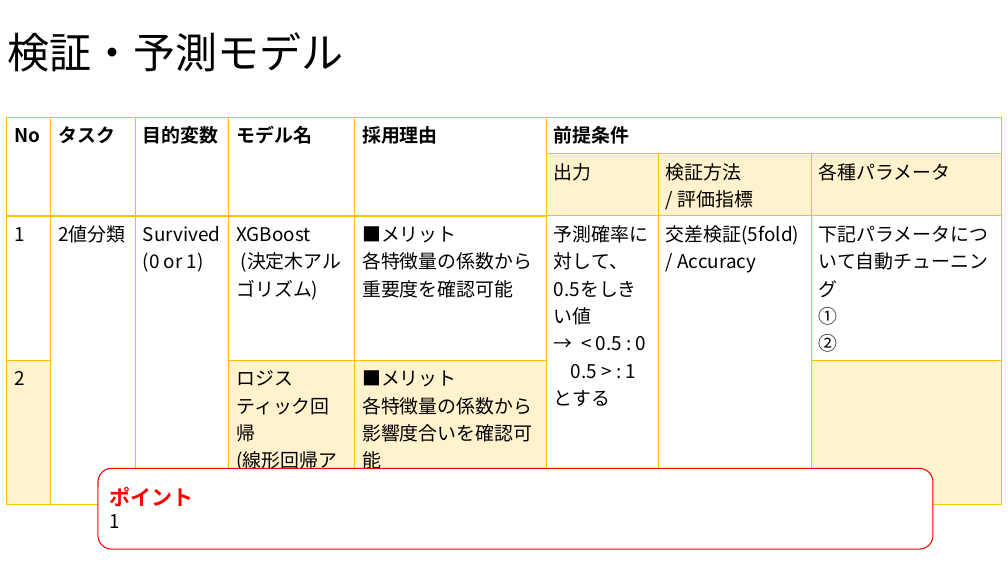
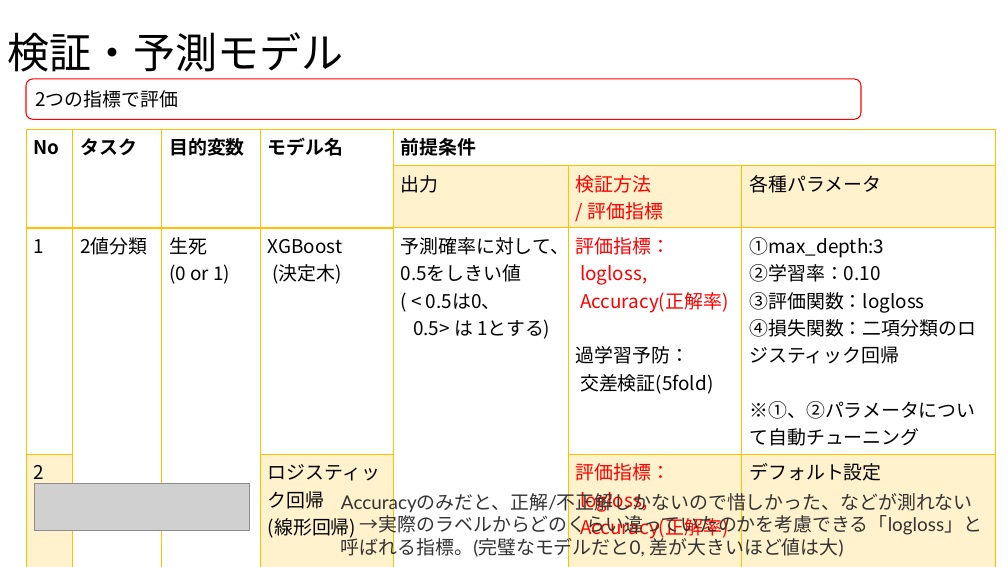
Before and after one commit to SYCastle/data_analysis, a slide deck: slide 7 of 分析報告_フォーマット1.pptx (slide 6 before the commit). Drawn at 1008x567 pixels with LibreOffice and Linux fonts; fonts in the diff are those of the drawing; grey boxes stand for pictures. Boxes give left, top, right and bottom in pixels: in the first picture for what was removed or moved away, otherwise in the second. Text is boxed around its words. In the diff, an @@ line names an element or a change of style, - is before the commit and + after.

```diff
--- a/分析報告_フォーマット1.pptx
+++ b/分析報告_フォーマット1.pptx
@@ rounded rectangle added at <box>26,79,861,119</box>, fill #FFFFFF, outline #FF0000 1 pt, 18 pt, text #000000 @@
+2つの指標で評価
@@ table at <box>26,129,996,544</box> @@
-column 3: 目的変数 |  | Survived / (0 or 1) | 
-column 4: モデル名 |  | XGBoost / (決定木アルゴリズム) | ロジスティック回帰 / (線形回帰アルゴリズム)
-column 5: 採用理由 |  | ■メリット / 各特徴量の係数から重要度を確認可能 | ■メリット / 各特徴量の係数から影響度合いを確認可能
-column 6: 前提条件 | 出力 | 予測確率に対して、 / 0.5をしきい値 / → < 0.5 : 0 / 0.5 > : 1とする | 
-column 7:  | 検証方法 / / 評価指標 | 交差検証(5fold) / / Accuracy | 
-column 8:  | 各種パラメータ | 下記パラメータについて自動チューニング / ① / ② | 
+column 3: 目的変数 |  | 生死 / (0 or 1) | 
+column 4: モデル名 |  | XGBoost / (決定木) | ロジスティック回帰 / (線形回帰)
+column 5: 前提条件 | 出力 | 予測確率に対して、 / 0.5をしきい値 / ( < 0.5は0、 / 0.5> は 1とする) | 
+column 6:  | 検証方法 / / 評価指標 | 評価指標： / logloss, / Accuracy(正解率) / 過学習予防： / 交差検証(5fold) | 評価指標： / logloss, / Accuracy(正解率)
+column 7:  | 各種パラメータ | ①max_depth:3 / ②学習率：0.10 / ③評価関数：logloss / ④損失関数：二項分類のロジスティック回帰 / ※①、②パラメータについて自動チューニング | デフォルト設定
@@ table: place and size @@
-table at <box>7,117,1003,477</box>
+table at <box>26,129,996,544</box>
@@ rounded rectangle removed at <box>98,469,933,550</box> @@
-ポイント
-1
@@ picture added at <box>35,483,250,531</box> @@
@@ text added at <box>341,493,982,560</box>, 18 pt, text #333333 @@
+Accuracyのみだと、正解/不正解しかないので惜しかった、などが測れない
+→実際のラベルからどのくらい違っていたのかを考慮できる「logloss」と呼ばれる指標。(完璧なモデルだと0, 差が大きいほど値は大)
```
Also in this commit, not shown: 8 other slides changed, 2 slides added, 1 slide removed.
